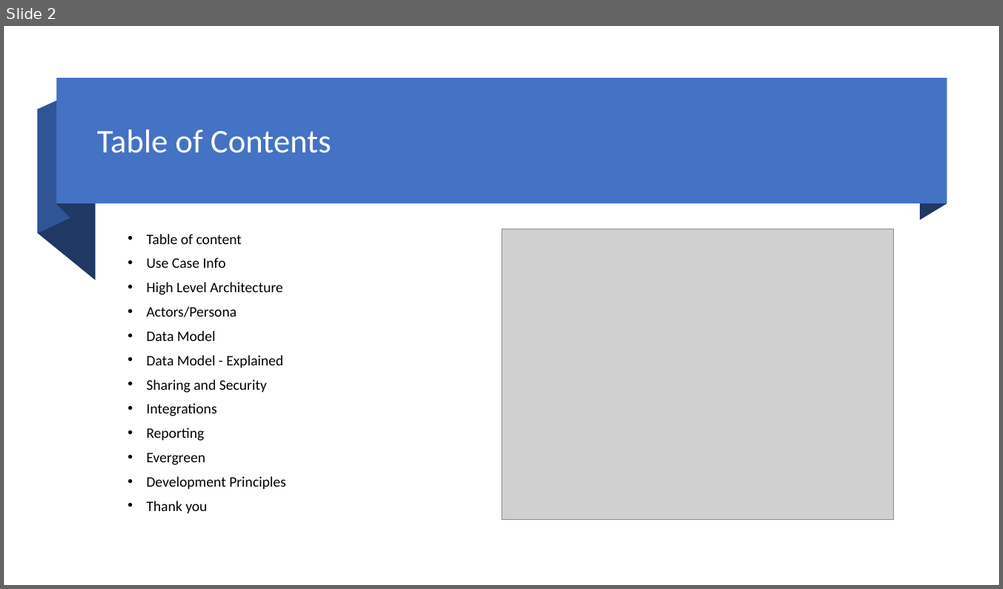
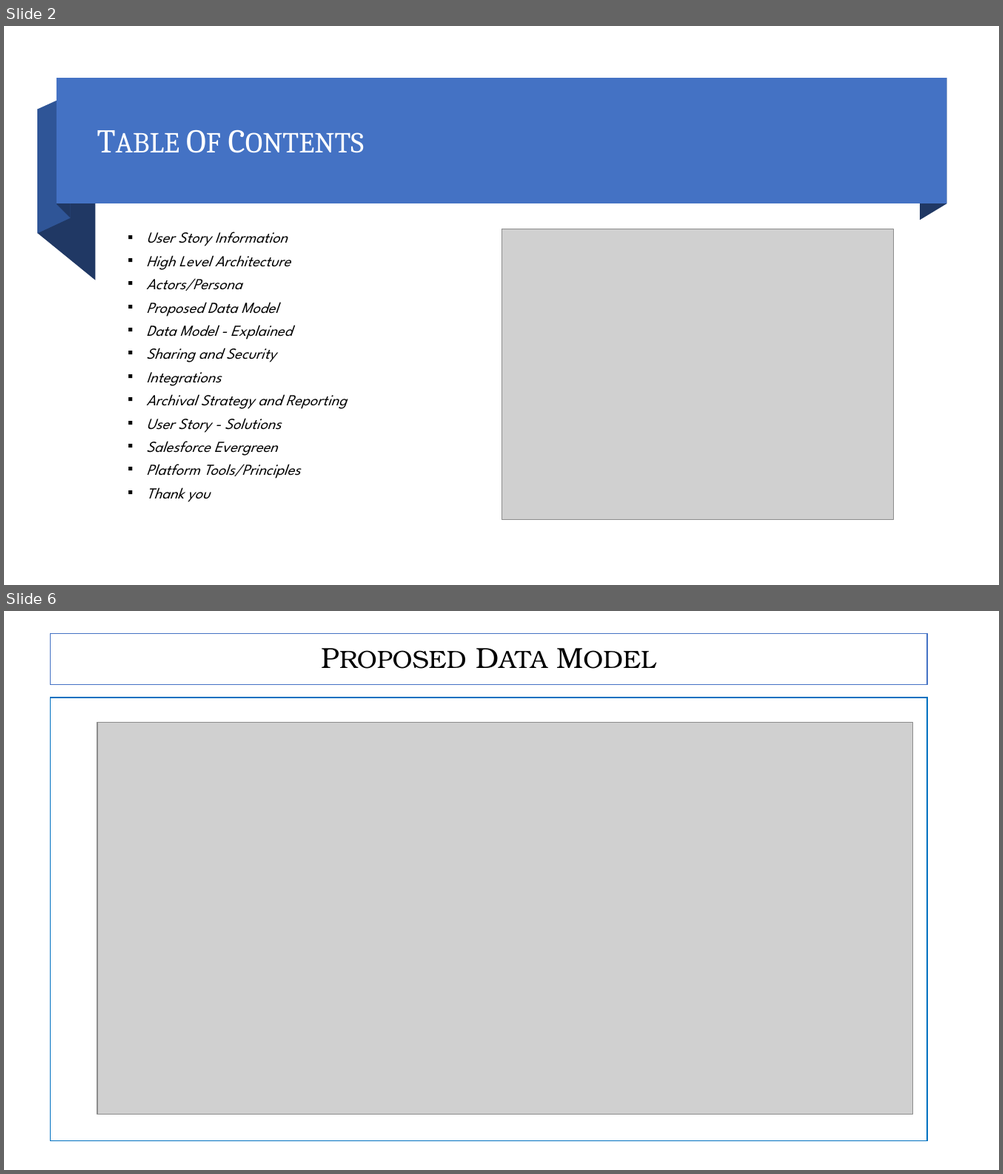
Before and after one commit to srivatsankr/AXDemo, a slide deck: SolutionPresentation/BusTicketingSolution.pptx. Shown one above the other, each under a label of ours: slide 2 before the commit, slides 2 and 6 after it; the slides between them are not shown. The pictures are 1003x589 and 1003x1174 pixels, drawn with LibreOffice and Linux fonts; fonts in the diff are those of the drawing; grey boxes stand for pictures. Boxes give left, top, right and bottom in pixels: in the first picture for what was removed or moved away, otherwise in the second. Text is boxed around its words. In the diff, an @@ line names an element or a change of style, - is before the commit and + after.

Commit message:
Final upload for AX Use Case

```diff
--- a/SolutionPresentation/BusTicketingSolution.pptx
+++ b/SolutionPresentation/BusTicketingSolution.pptx
@@ slide 6 added at (4,611,999,1170), background #FFFFFF @@
@@ title added at (51,634,927,685), fill #FFFFFF, outline #4472C4 1 pt, 24 pt, text #000000 @@
+PROPOSED DATA MODEL
@@ rectangle added at (51,698,927,1142), outline #0070C0 1 pt @@
@@ picture added at (97,722,913,1116) @@
@@ slide 2 changed as well @@
@@ title at (97,130,331,153): text changed; size 32 to 28 pt; font Calibri to Cambria @@
-Table of Contents
+TABLE OF CONTENTS
@@ text at (146,232,287,247): text changed; size 14 to 14.8 pt; font Calibri to League Spartan; italic on @@
-• Table of content
-• Use Case Info
+▪ User Story Information
@@ text at (146,255,292,503): size 14 to 14.8 pt, font Calibri to League Spartan, italic on in "High Level Architecture", "Actors/Persona", "Data Model - Explained", "Sharing and Security" and 2 more places; bullet • to ▪; line spacing 0.8 to 0.7 @@
@@ text at (146,302,278,317): text changed; size 14 to 14.8 pt; font Calibri to League Spartan; italic on @@
-• Data Model
+▪ Proposed Data Model
@@ text at (146,395,347,479): text changed; size 14 to 14.8 pt; font Calibri to League Spartan; italic on @@
-• Reporting
-• Evergreen
-• Development Principles
+▪ Archival Strategy and Reporting
+▪ User Story - Solutions
+▪ Salesforce Evergreen
+▪ Platform Tools/Principles
```
Also in this commit, not shown: 14 other slides changed, 1 slide removed.
